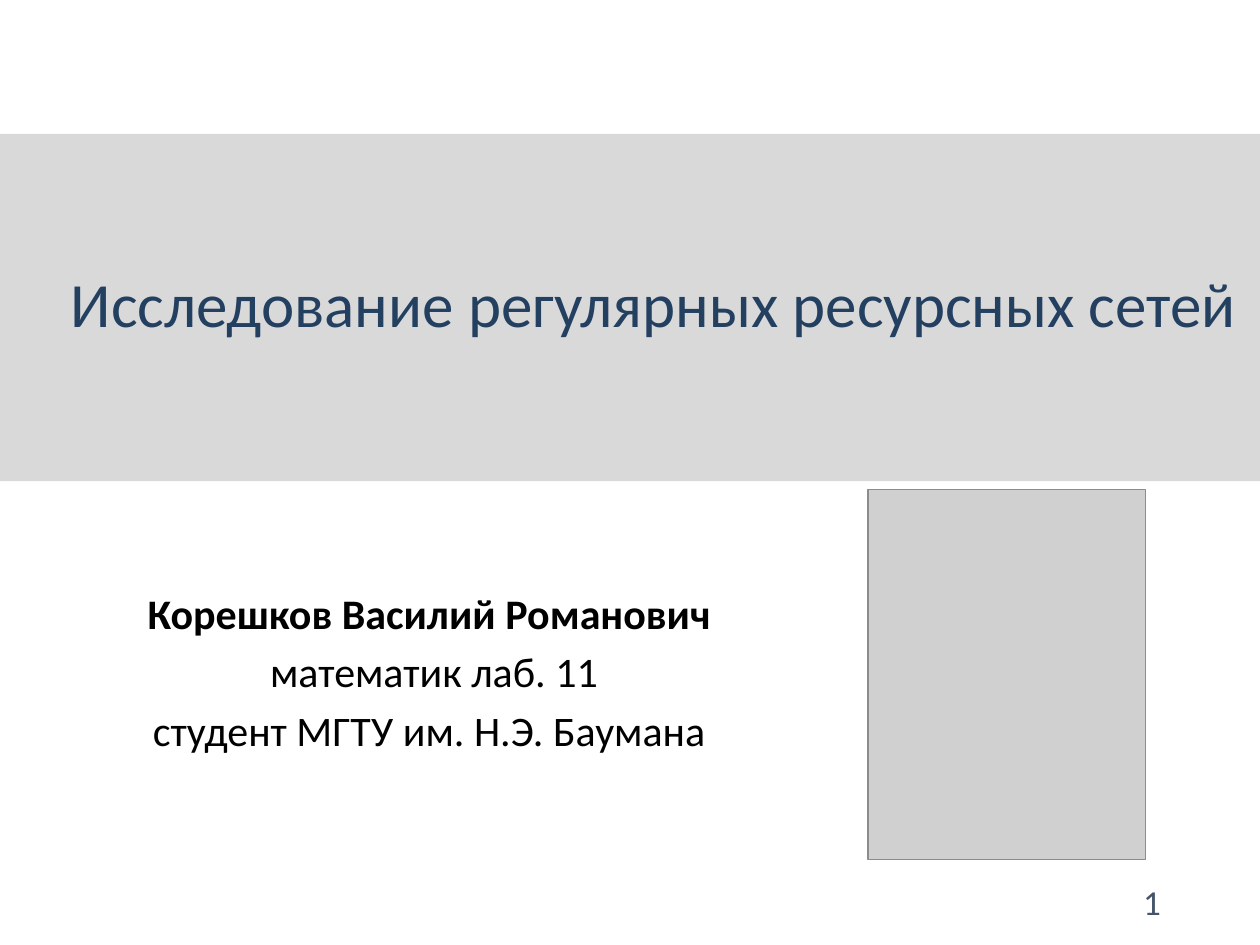
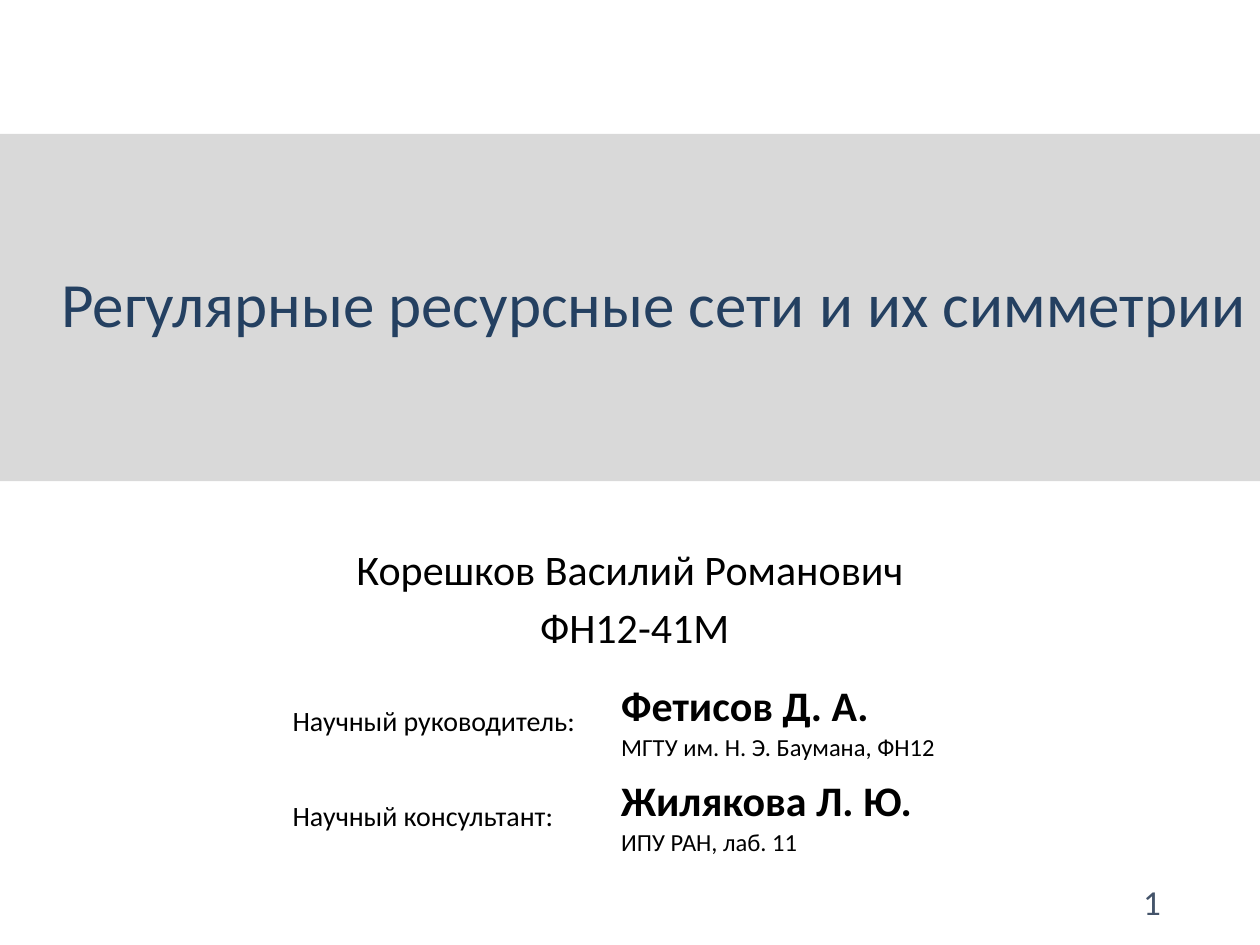
Before and after one commit to heinwol/master-thesis, a slide deck: slide 1 of presentation/Корешков НИР.pptx. Drawn at 1260x945 pixels with LibreOffice and Linux fonts; fonts in the diff are those of the drawing; grey boxes stand for pictures. Boxes give left, top, right and bottom in pixels: in the first picture for what was removed or moved away, otherwise in the second. Text is boxed around its words. In the diff, an @@ line names an element or a change of style, - is before the commit and + after.

```diff
--- a/presentation/Корешков НИР.pptx
+++ b/presentation/Корешков НИР.pptx
@@ title at box(61, 286, 1245, 337): text changed @@
-Исследование регулярных ресурсных сетей
+Регулярные ресурсные сети и их симметрии
@@ subtitle "Корешков Василий Романович": place and size @@
-subtitle "Корешков Василий Романович" at box(148, 600, 710, 753)
+subtitle "Корешков Василий Романович" at box(356, 556, 903, 643)
@@ picture removed at box(868, 489, 1145, 859) @@
@@ subtitle at box(356, 556, 903, 592): bold off in "Корешков Василий Романович" @@
@@ subtitle at box(540, 614, 729, 643): text changed @@
-математик лаб. 11
-студент МГТУ им. Н.Э. Баумана
+ФН12-41М
@@ table added at box(278, 674, 982, 862), 2 rows, 2 columns @@
+Научный руководитель: | Фетисов Д. А. / МГТУ им. Н. Э. Баумана, ФН12
+Научный консультант: | Жилякова Л. Ю. / ИПУ РАН, лаб. 11
```
Also in this commit, not shown: 4 other slides changed.
